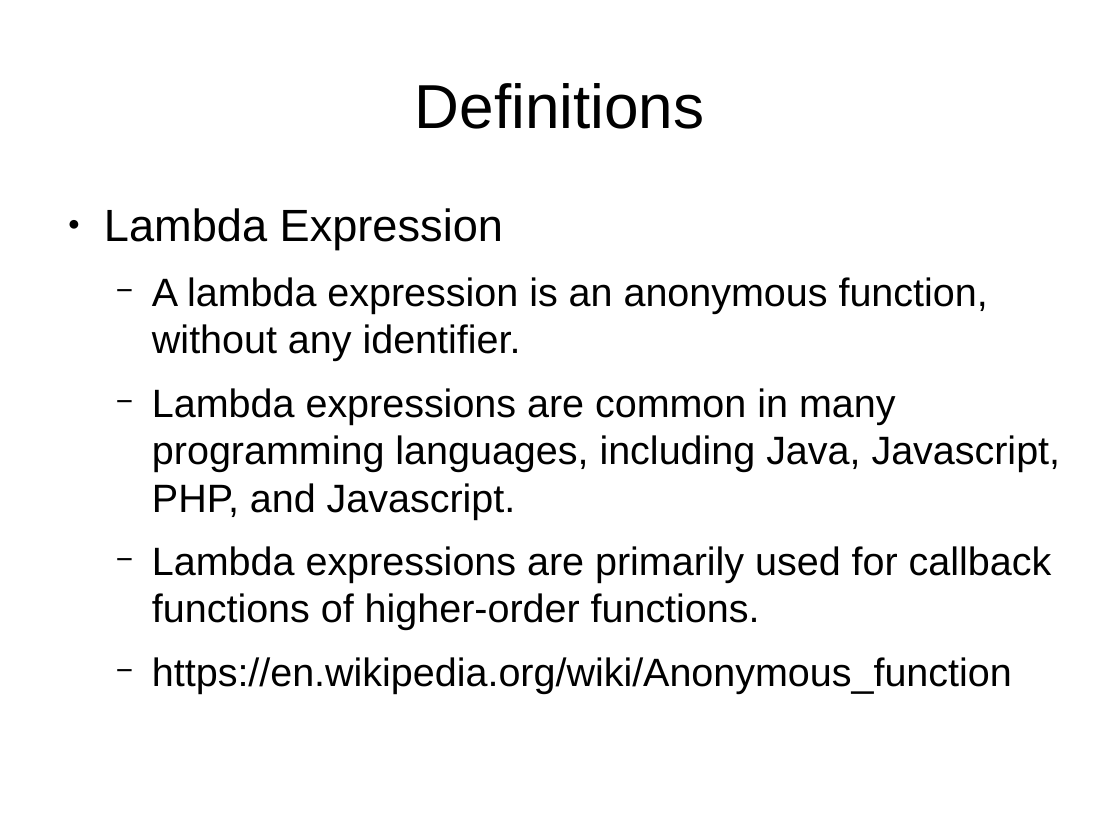
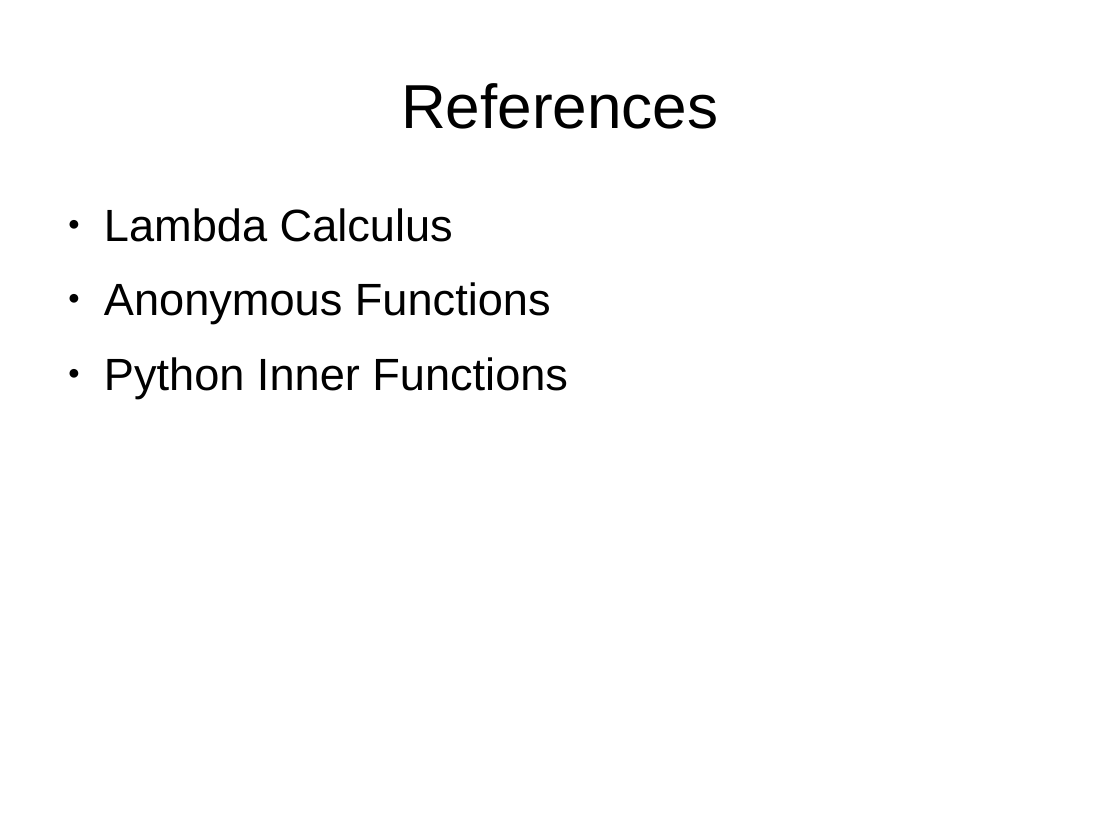
Before and after one commit to cjungmann/lambda_talk, a slide deck: slide 12 of lambda.odp (slide 2 before the commit). Drawn at 1120x840 pixels with LibreOffice and Linux fonts; fonts in the diff are those of the drawing. Boxes give left, top, right and bottom in pixels: in the first picture for what was removed or moved away, otherwise in the second. Text is boxed around its words. In the diff, an @@ line names an element or a change of style, - is before the commit and + after.

```diff
--- a/lambda.odp
+++ b/lambda.odp
@@ title at (x1=401, y1=83, x2=718, y2=129): text changed @@
-Definitions
+References
@@ text at (x1=104, y1=208, x2=568, y2=398): text changed; size 28 to 32 pt @@
-● Lambda Expression
-  − A lambda expression is an anonymous function, without any identifier.
-  − Lambda expressions are common in many programming languages, including Java, Javascript, PHP, and Javascript.
-  − Lambda expressions are primarily used for callback functions of higher-order functions.
-  − https://en.wikipedia.org/wiki/Anonymous_function
+● Lambda Calculus
+● Anonymous Functions
+● Python Inner Functions
```
Also in this commit, not shown: 1 other slide changed, 6 slides added, 2 slides removed.
